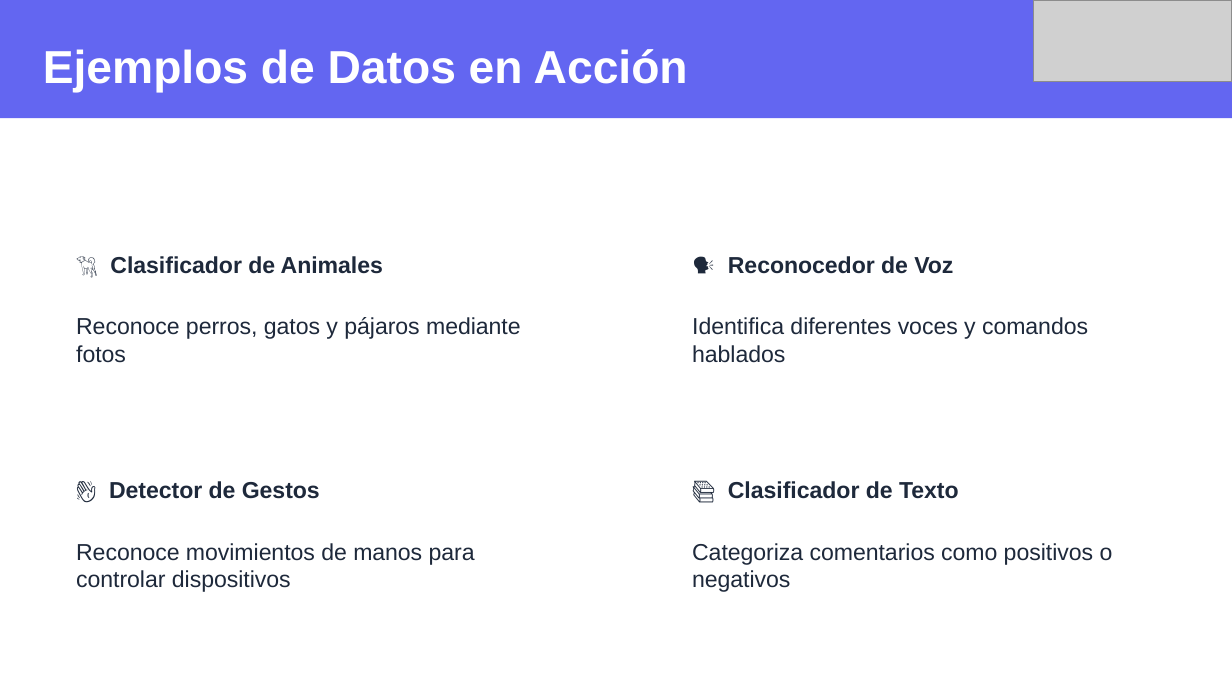
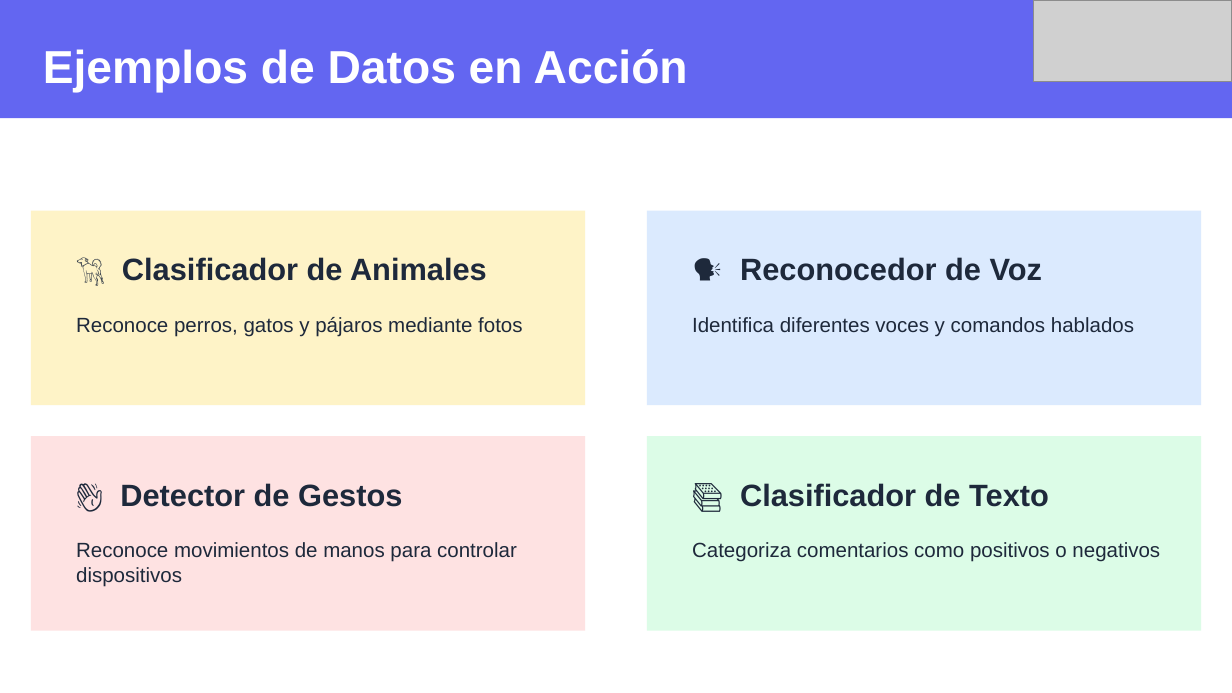
Before and after one commit to wallparianalytics/MentesDigitales, a slide deck: slide 6 of Sesión 6.pptx. Drawn at 1232x693 pixels with LibreOffice and Linux fonts; fonts in the diff are those of the drawing; grey boxes stand for pictures. Boxes give left, top, right and bottom in pixels: in the first picture for what was removed or moved away, otherwise in the second. Text is boxed around its words. In the diff, an @@ line names an element or a change of style, - is before the commit and + after.

```diff
--- a/Sesión 6.pptx
+++ b/Sesión 6.pptx
@@ rectangle at bbox=[31, 211, 585, 405]: fill #FFFFFF to #FEF3C7 @@
@@ rectangle at bbox=[647, 211, 1201, 405]: fill #FFFFFF to #DBEAFE @@
@@ rectangle at bbox=[31, 436, 585, 631]: fill #FFFFFF to #FEE2E2 @@
@@ rectangle at bbox=[647, 436, 1201, 631]: fill #FFFFFF to #DCFCE7 @@
@@ size 13.5 to 18 pt in 4 elements at bbox=[122, 257, 487, 281], bbox=[740, 257, 1042, 281], bbox=[120, 483, 402, 507], bbox=[740, 483, 1049, 507] @@
@@ size 13.5 to 12 pt in 4 elements at bbox=[76, 317, 522, 336], bbox=[692, 317, 1134, 336], bbox=[76, 542, 517, 587], bbox=[692, 542, 1160, 562] @@
```
Also in this commit, not shown: 9 other slides changed, 1 other file.
